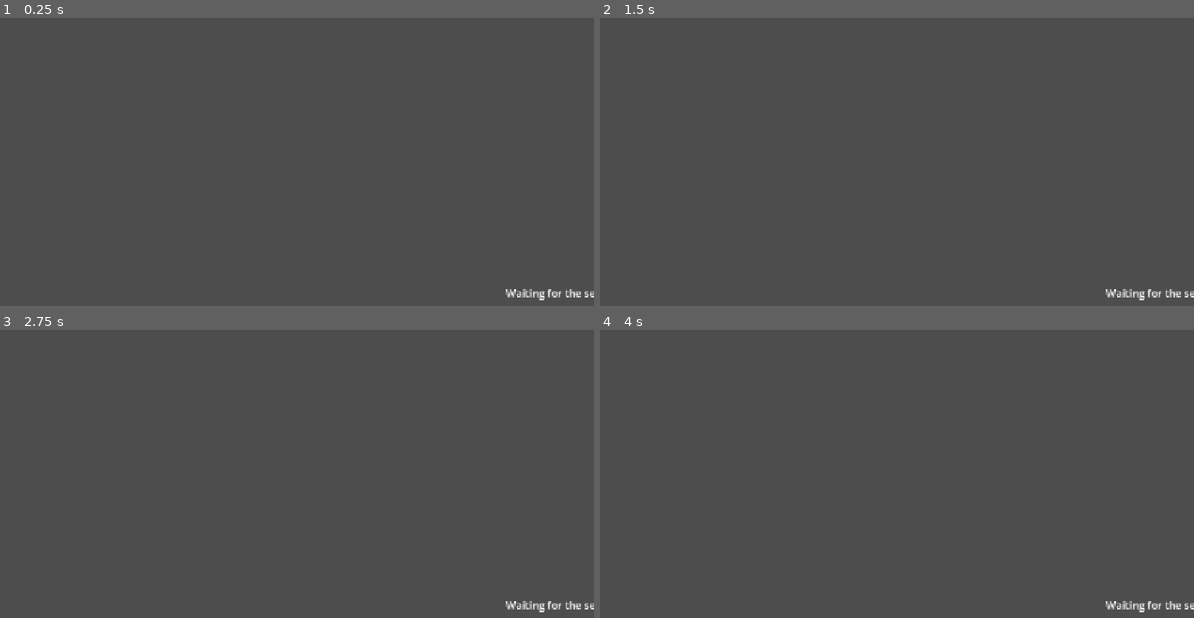
Above: before the commit, frames 1-4 (two rows, left to right).
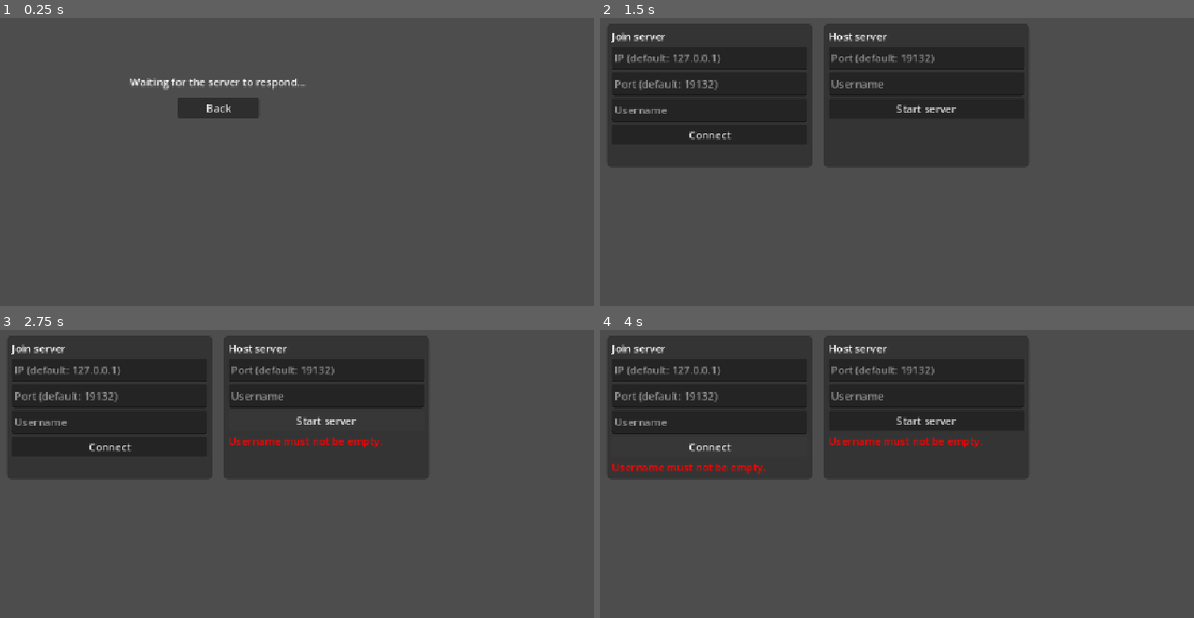
Above: after the commit, the same moments.

Repository: dairycultist/Godot-multiplayer-template
Game: Godot game, scene res://scenes/empty_networked_scene.tscn
Same seed, same stepped clock (60 frames per second), same inputs: the game is played once before the commit and once after it. This scene is started directly instead of the project's main scene. The engine's default icon, where the game draws it, is replaced by a stand-in: a white triangle on a blue panel in a dark square.
Inputs (mouse positions are in pixels of both pictures, inside the frame that each line leads up to):
- Up to frame 1 (0.25 s): no input
- Up to frame 2 (1.5 s): tap Enter at 0.5 s; hold D (move_right) 0.53-1.25 s; click (819, 107) at 1.25 s, where only the run after the commit has a clickable "Back"
- Up to frame 3 (2.75 s): click (326, 419) at 2 s, where only the run after the commit has a clickable "Start server"
- Up to frame 4 (4 s): click (706, 445) at 2.75 s, where only the run after the commit has a clickable "Connect"; hold S (move_down) from 3.53 s (still down)

The runs differ from the first frame. In frame 1, 1.6% of the frame differs, in the area x 21-100%, y 20-99%; in frame 2, 33%, in the area x 1-100%, y 1-99%; in frame 3, 31%; in frame 4, 31%.

Commit message:
Fix menus I botched the layout of

Diff:
--- a/scenes/empty_networked_scene.tscn
+++ b/scenes/empty_networked_scene.tscn
@@ -1,7 +1,7 @@
 [gd_scene format=3 uid="uid://cakutcx15olce"]
 
 [ext_resource type="Script" uid="uid://bl8ttf76cd0pe" path="res://scenes/client.gd" id="1_if31l"]
-[ext_resource type="Script" uid="uid://ca7f8ru1mg8ey" path="res://scenes/disconnect_button.gd" id="2_glj6n"]
+[ext_resource type="Script" uid="uid://ca7f8ru1mg8ey" path="res://disconnect_button.gd" id="2_glj6n"]
 [ext_resource type="Script" uid="uid://i6tc4c63dni3" path="res://scenes/chat.gd" id="3_eymrl"]
 [ext_resource type="Script" uid="uid://b4toqjl1ct5yc" path="res://scenes/server.gd" id="5_u22es"]
 
@@ -16,11 +16,22 @@
 
 [node name="Players" type="Node2D" parent="Client" unique_id=2054653469]
 
-[node name="EscapeMenu" type="Label" parent="Client" unique_id=867725792]
+[node name="EscapeMenu" type="Control" parent="Client" unique_id=1026041272]
 visible = false
-anchors_preset = 15
-anchor_right = 1.0
-anchor_bottom = 1.0
+layout_mode = 3
+anchors_preset = 0
+
+[node name="Label" type="Label" parent="Client/EscapeMenu" unique_id=867725792]
+layout_mode = 1
+anchors_preset = 8
+anchor_left = 0.5
+anchor_top = 0.5
+anchor_right = 0.5
+anchor_bottom = 0.5
+offset_left = -120.0
+offset_top = -33.0
+offset_right = 121.0
+offset_bottom = -10.0
 grow_horizontal = 2
 grow_vertical = 2
 theme_override_constants/outline_size = 7
@@ -35,10 +46,10 @@
 anchor_top = 0.5
 anchor_right = 0.5
 anchor_bottom = 0.5
-offset_left = -62.5
-offset_top = 20.0
-offset_right = 62.5
-offset_bottom = 51.0
+offset_left = -62.0
+offset_top = 3.0
+offset_right = 63.0
+offset_bottom = 34.0
 grow_horizontal = 2
 grow_vertical = 2
 text = "Disconnect"
@@ -51,10 +62,10 @@
 anchor_top = 0.5
 anchor_right = 0.5
 anchor_bottom = 0.5
-offset_left = -20.0
-offset_top = -20.0
-offset_right = 20.0
-offset_bottom = 20.0
+offset_left = -576.0
+offset_top = -324.0
+offset_right = -576.0
+offset_bottom = -324.0
 grow_horizontal = 2
 grow_vertical = 2
 
Renamed: scenes/disconnect_button.gd -> disconnect_button.gd
Renamed: scenes/disconnect_button.gd.uid -> disconnect_button.gd.uid
